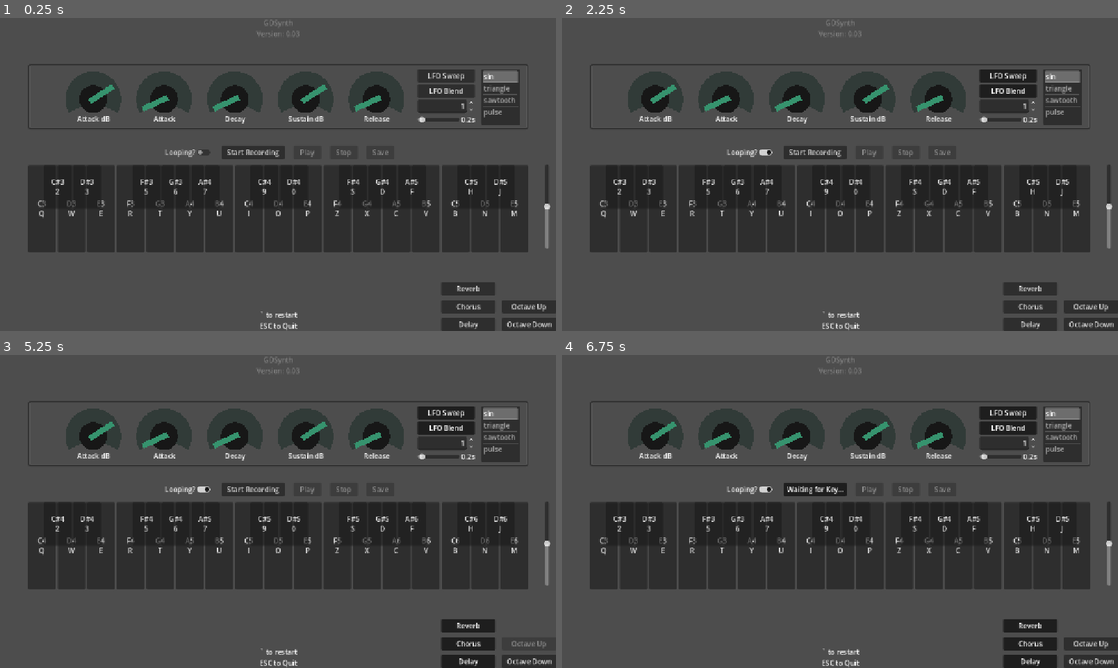
Above: before the commit, frames 1-4 (two rows, left to right).
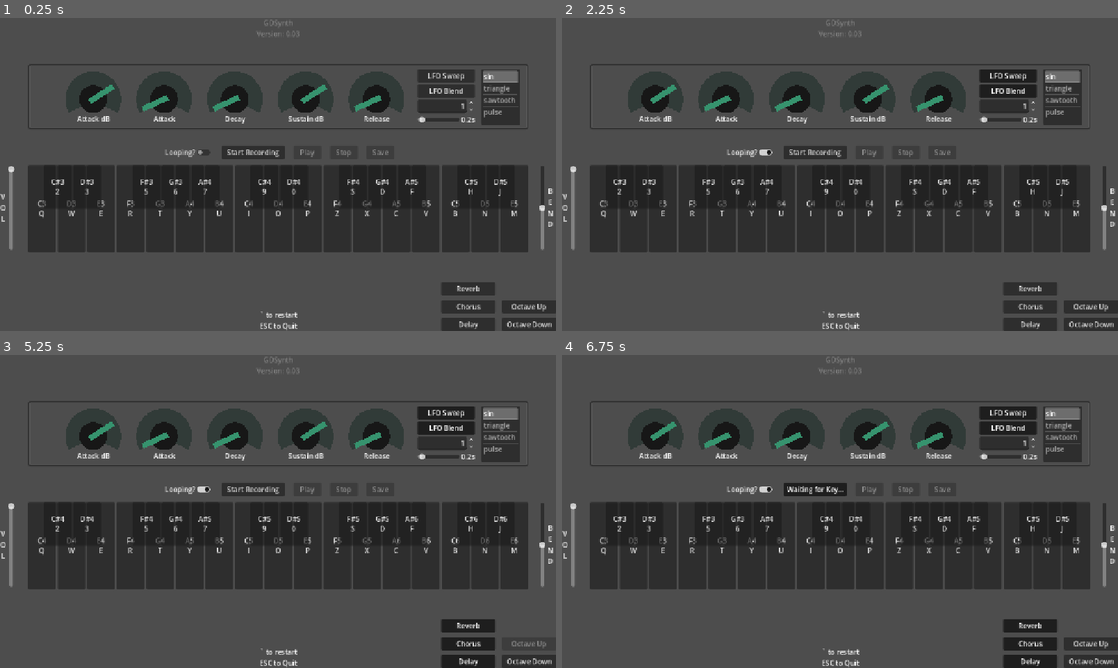
Above: after the commit, the same moments.

Repository: BaconEggsRL/GDSynth
Game: Godot game, scene res://main.tscn
The game is run twice, just before and just after one commit, with the same random seed, the same clock (stepped at 60 frames per second) and the same inputs. The engine's default icon, where the game draws it, is replaced by a stand-in: a white triangle on a blue panel in a dark square.
Inputs:
- Up to frame 1 (0.25 s): no input
- Up to frame 2 (2.25 s): click "LFO Sweep" at 0.5 s; click "LFO Blend" at 1.25 s; click "Looping?" at 2 s
- Up to frame 3 (5.25 s): click "Reverb" at 2.75 s; click "Chorus" at 3.5 s; click "Delay" at 4.25 s; click "Octave Up" at 5 s
- Up to frame 4 (6.75 s): click "Octave Down" at 5.75 s; click "Start Recording" at 6.5 s

The runs differ from the first frame. In frame 1, 0.6% of the frame differs, in the area x 0-100%, y 46-75%; in frame 2, 0.6%; in frame 3, 0.6%; in frame 4, 0.6%.

Commit message:
volume

Diff:
--- a/main.tscn
+++ b/main.tscn
@@ -7,6 +7,7 @@
 [ext_resource type="Script" uid="uid://c7jt6jaa7axhi" path="res://wave_table_item_list.gd" id="3_1bvp3"]
 [ext_resource type="Script" uid="uid://c0a6bieoyyd85" path="res://osc_container.gd" id="3_272bh"]
 [ext_resource type="Script" uid="uid://dp2858wiasx1i" path="res://radius.gd" id="4_lquwl"]
+[ext_resource type="Script" uid="uid://dur4xbce8otpk" path="res://vol_slider.gd" id="6_5vw27"]
 
 [sub_resource type="StyleBoxFlat" id="StyleBoxFlat_0xm2m"]
 bg_color = Color(0.6, 0.6, 0.6, 0)
@@ -22,25 +23,25 @@
 
 [node name="main" type="Node" node_paths=PackedStringArray("octave_up_btn", "octave_down_btn", "looping_btn", "record_b …(246 unchanged characters)…
 script = ExtResource("1_ig7tw")
-octave_up_btn = NodePath("Control/HBoxContainer/Octave/OctaveUp")
-octave_down_btn = NodePath("Control/HBoxContainer/Octave/OctaveDown")
-looping_btn = NodePath("Control/ControlBtns/MarginContainer/VBoxContainer/record/looping")
-record_btn = NodePath("Control/ControlBtns/MarginContainer/VBoxContainer/record/record")
-play_btn = NodePath("Control/ControlBtns/MarginContainer/VBoxContainer/record/play")
-stop_btn = NodePath("Control/ControlBtns/MarginContainer/VBoxContainer/record/stop")
-save_btn = NodePath("Control/ControlBtns/MarginContainer/VBoxContainer/record/save")
-save_status = NodePath("Control/VBoxContainer/SaveStatus")
-wave_table_item_list = NodePath("Control/VBoxContainer/StatsPanel/PanelMargin/ControlContainer/WaveTableItemList")
-pitch_slider = NodePath("Control/PitchSlider")
-osc_speed_slider = NodePath("Control/VBoxContainer/StatsPanel/PanelMargin/ControlContainer/VBoxContainer/OscContainer/OscSpeedSlider")
+octave_up_btn = NodePath("Control/BottomRightBtns/Octave/OctaveUp")
+octave_down_btn = NodePath("Control/BottomRightBtns/Octave/OctaveDown")
+looping_btn = NodePath("Control/CenterBtns/MarginContainer/VBoxContainer/record/looping")
+record_btn = NodePath("Control/CenterBtns/MarginContainer/VBoxContainer/record/record")
+play_btn = NodePath("Control/CenterBtns/MarginContainer/VBoxContainer/record/play")
+stop_btn = NodePath("Control/CenterBtns/MarginContainer/VBoxContainer/record/stop")
+save_btn = NodePath("Control/CenterBtns/MarginContainer/VBoxContainer/record/save")
+save_status = NodePath("Control/ControlPanel/SaveStatus")
+wave_table_item_list = NodePath("Control/ControlPanel/StatsPanel/PanelMargin/ControlContainer/WaveTableItemList")
+pitch_slider = NodePath("Control/MidRight/PitchSlider")
+osc_speed_slider = NodePath("Control/ControlPanel/StatsPanel/PanelMargin/ControlContainer/VBoxContainer/OscContainer/OscSpeedSlider")
 peak_knob = NodePath("Knobs/peak_knob")
 attack_knob = NodePath("Knobs/attack_knob")
 decay_knob = NodePath("Knobs/decay_knob")
 sus_knob = NodePath("Knobs/sustain_knob")
 release_knob = NodePath("Knobs/release_knob")
-piano_black = NodePath("Control/ControlBtns/piano/piano_black")
-piano_white = NodePath("Control/ControlBtns/piano/piano_white")
-note_label = NodePath("Control/VBoxContainer/StatsPanel/PanelMargin/NoteContainer/HBoxContainer/NoteLabel")
+piano_black = NodePath("Control/CenterBtns/piano/piano_black")
+piano_white = NodePath("Control/CenterBtns/piano/piano_white")
+note_label = NodePath("Control/ControlPanel/StatsPanel/PanelMargin/NoteContainer/HBoxContainer/NoteLabel")
 audio_player = NodePath("CapturePlayback")
 
 [node name="CapturePlayback" type="AudioStreamPlayer" parent="."]
@@ -56,7 +57,7 @@
 grow_vertical = 2
 metadata/_edit_lock_ = true
 
-[node name="VBoxContainer" type="VBoxContainer" parent="Control"]
+[node name="ControlPanel" type="VBoxContainer" parent="Control"]
 layout_mode = 1
 anchors_preset = 5
 anchor_left = 0.5
@@ -66,7 +67,7 @@
 offset_bottom = 40.0
 grow_horizontal = 2
 
-[node name="VersionInfo" type="Label" parent="Control/VBoxContainer"]
+[node name="VersionInfo" type="Label" parent="Control/ControlPanel"]
 self_modulate = Color(1, 1, 1, 0.294118)
 layout_mode = 2
 text = "GDSynth
@@ -74,20 +75,20 @@
 horizontal_alignment = 1
 vertical_alignment = 1
 
-[node name="SaveStatus" type="Label" parent="Control/VBoxContainer"]
+[node name="SaveStatus" type="Label" parent="Control/ControlPanel"]
 custom_minimum_size = Vector2(32, 50)
 layout_mode = 2
 size_flags_horizontal = 4
 horizontal_alignment = 1
 vertical_alignment = 1
 
-[node name="StatsPanel" type="Panel" parent="Control/VBoxContainer"]
+[node name="StatsPanel" type="Panel" parent="Control/ControlPanel"]
 custom_minimum_size = Vector2(1152, 151)
 layout_mode = 2
 mouse_filter = 2
 theme_override_styles/panel = SubResource("StyleBoxFlat_0xm2m")
 
-[node name="PanelMargin" type="MarginContainer" parent="Control/VBoxContainer/StatsPanel"]
+[node name="PanelMargin" type="MarginContainer" parent="Control/ControlPanel/StatsPanel"]
 layout_mode = 1
 anchors_preset = 15
 anchor_right = 1.0
@@ -100,17 +101,17 @@
 theme_override_constants/margin_right = 20
 theme_override_constants/margin_bottom = 15
 
-[node name="NoteContainer" type="VBoxContainer" parent="Control/VBoxContainer/StatsPanel/PanelMargin"]
+[node name="NoteContainer" type="VBoxContainer" parent="Control/ControlPanel/StatsPanel/PanelMargin"]
 layout_mode = 2
 alignment = 1
 
-[node name="HBoxContainer" type="HBoxContainer" parent="Control/VBoxContainer/StatsPanel/PanelMargin/NoteContainer"]
+[node name="HBoxContainer" type="HBoxContainer" parent="Control/ControlPanel/StatsPanel/PanelMargin/NoteContainer"]
 layout_mode = 2
 size_flags_horizontal = 0
 size_flags_vertical = 3
 theme_override_constants/separation = 15
 
-[node name="NoteLabel" type="Label" parent="Control/VBoxContainer/StatsPanel/PanelMargin/NoteContainer/HBoxContainer"]
+[node name="NoteLabel" type="Label" parent="Control/ControlPanel/StatsPanel/PanelMargin/NoteContainer/HBoxContainer"]
 custom_minimum_size = Vector2(32, 50)
 layout_mode = 2
 text = "C3
@@ -118,21 +119,21 @@
 horizontal_alignment = 1
 vertical_alignment = 1
 
-[node name="sep1" type="VSeparator" parent="Control/VBoxContainer/StatsPanel/PanelMargin/NoteContainer/HBoxContainer"]
-layout_mode = 2
-
-[node name="ControlContainer" type="HBoxContainer" parent="Control/VBoxContainer/StatsPanel/PanelMargin"]
+[node name="sep1" type="VSeparator" parent="Control/ControlPanel/StatsPanel/PanelMargin/NoteContainer/HBoxContainer"]
+layout_mode = 2
+
+[node name="ControlContainer" type="HBoxContainer" parent="Control/ControlPanel/StatsPanel/PanelMargin"]
 layout_mode = 2
 theme_override_constants/separation = 15
 alignment = 2
 
-[node name="sep2" type="VSeparator" parent="Control/VBoxContainer/StatsPanel/PanelMargin/ControlContainer"]
-layout_mode = 2
-
-[node name="VBoxContainer" type="VBoxContainer" parent="Control/VBoxContainer/StatsPanel/PanelMargin/ControlContainer"]
-layout_mode = 2
-
-[node name="Sweep" type="Button" parent="Control/VBoxContainer/StatsPanel/PanelMargin/ControlContainer/VBoxContainer"]
+[node name="sep2" type="VSeparator" parent="Control/ControlPanel/StatsPanel/PanelMargin/ControlContainer"]
+layout_mode = 2
+
+[node name="VBoxContainer" type="VBoxContainer" parent="Control/ControlPanel/StatsPanel/PanelMargin/ControlContainer"]
+layout_mode = 2
+
+[node name="Sweep" type="Button" parent="Control/ControlPanel/StatsPanel/PanelMargin/ControlContainer/VBoxContainer"]
 custom_minimum_size = Vector2(125, 0)
 layout_mode = 2
 focus_mode = 0
@@ -140,7 +141,7 @@
 action_mode = 0
 text = "LFO Sweep"
 
-[node name="Blend" type="Button" parent="Control/VBoxContainer/StatsPanel/PanelMargin/ControlContainer/VBoxContainer"]
+[node name="Blend" type="Button" parent="Control/ControlPanel/StatsPanel/PanelMargin/ControlContainer/VBoxContainer"]
 custom_minimum_size = Vector2(125, 0)
 layout_mode = 2
 focus_mode = 0
@@ -148,7 +149,7 @@
 action_mode = 0
 text = "LFO Blend"
 
-[node name="Radius" type="SpinBox" parent="Control/VBoxContainer/StatsPanel/PanelMargin/ControlContainer/VBoxContainer"]
+[node name="Radius" type="SpinBox" parent="Control/ControlPanel/StatsPanel/PanelMargin/ControlContainer/VBoxContainer"]
 layout_mode = 2
 min_value = 1.0
 max_value = 3.0
@@ -156,11 +157,11 @@
 alignment = 2
 script = ExtResource("4_lquwl")
 
-[node name="OscContainer" type="HBoxContainer" parent="Control/VBoxContainer/StatsPanel/PanelMargin/ControlContainer/VBoxContainer"]
+[node name="OscContainer" type="HBoxContainer" parent="Control/ControlPanel/StatsPanel/PanelMargin/ControlContainer/VBoxContainer"]
 layout_mode = 2
 script = ExtResource("3_272bh")
 
-[node name="OscSpeedSlider" type="HSlider" parent="Control/VBoxContainer/StatsPanel/PanelMargin/ControlContainer/VBoxContainer/OscContainer"]
+[node name="OscSpeedSlider" type="HSlider" parent="Control/ControlPanel/StatsPanel/PanelMargin/ControlContainer/VBoxContainer/OscContainer"]
 custom_minimum_size = Vector2(96, 23)
 layout_mode = 2
 min_value = 0.1
@@ -168,12 +169,12 @@
 step = 0.1
 value = 0.2
 
-[node name="OscSpeedLabel" type="Label" parent="Control/VBoxContainer/StatsPanel/PanelMargin/ControlContainer/VBoxContainer/OscContainer"]
+[node name="OscSpeedLabel" type="Label" parent="Control/ControlPanel/StatsPanel/PanelMargin/ControlContainer/VBoxContainer/OscContainer"]
 layout_mode = 2
 text = "1.0"
 horizontal_alignment = 2
 
-[node name="WaveTableItemList" type="ItemList" parent="Control/VBoxContainer/StatsPanel/PanelMargin/ControlContainer"]
+[node name="WaveTableItemList" type="ItemList" parent="Control/ControlPanel/StatsPanel/PanelMargin/ControlContainer"]
 custom_minimum_size = Vector2(89.7, 0)
 layout_mode = 2
 focus_mode = 0
@@ -184,7 +185,7 @@
 item_3/text = "pulse"
 script = ExtResource("3_1bvp3")
 
-[node name="ControlBtns" type="VBoxContainer" parent="Control"]
+[node name="CenterBtns" type="VBoxContainer" parent="Control"]
 layout_mode = 1
 anchors_preset = 8
 anchor_left = 0.5
@@ -198,7 +199,7 @@
 grow_horizontal = 2
 grow_vertical = 2
 
-[node name="MarginContainer" type="MarginContainer" parent="Control/ControlBtns"]
+[node name="MarginContainer" type="MarginContainer" parent="Control/CenterBtns"]
 layout_mode = 2
 size_flags_horizontal = 4
 theme_override_constants/margin_left = 10
@@ -206,21 +207,21 @@
 theme_override_constants/margin_right = 10
 theme_override_constants/margin_bottom = 10
 
-[node name="VBoxContainer" type="VBoxContainer" parent="Control/ControlBtns/MarginContainer"]
+[node name="VBoxContainer" type="VBoxContainer" parent="Control/CenterBtns/MarginContainer"]
 layout_mode = 2
 theme_override_constants/separation = 10
 
-[node name="record" type="HBoxContainer" parent="Control/ControlBtns/MarginContainer/VBoxContainer"]
+[node name="record" type="HBoxContainer" parent="Control/CenterBtns/MarginContainer/VBoxContainer"]
 layout_mode = 2
 theme_override_constants/separation = 20
 alignment = 1
 
-[node name="looping" type="CheckButton" parent="Control/ControlBtns/MarginContainer/VBoxContainer/record"]
+[node name="looping" type="CheckButton" parent="Control/CenterBtns/MarginContainer/VBoxContainer/record"]
 layout_mode = 2
 focus_mode = 0
 text = "Looping?"
 
-[node name="record" type="Button" parent="Control/ControlBtns/MarginContainer/VBoxContainer/record"]
+[node name="record" type="Button" parent="Control/CenterBtns/MarginContainer/VBoxContainer/record"]
 custom_minimum_size = Vector2(145, 0)
 layout_mode = 2
 size_flags_horizontal = 3
@@ -229,7 +230,7 @@
 action_mode = 0
 text = "Waiting for Key..."
 
-[node name="play" type="Button" parent="Control/ControlBtns/MarginContainer/VBoxContainer/record"]
+[node name="play" type="Button" parent="Control/CenterBtns/MarginContainer/VBoxContainer/record"]
 custom_minimum_size = Vector2(64, 0)
 layout_mode = 2
 focus_mode = 0
@@ -238,7 +239,7 @@
 action_mode = 0
 text = "Play"
 
-[node name="stop" type="Button" parent="Control/ControlBtns/MarginContainer/VBoxContainer/record"]
+[node name="stop" type="Button" parent="Control/CenterBtns/MarginContainer/VBoxContainer/record"]
 custom_minimum_size = Vector2(64, 0)
 layout_mode = 2
 focus_mode = 0
@@ -247,24 +248,81 @@
 action_mode = 0
 text = "Stop"
 
-[node name="save" type="Button" parent="Control/ControlBtns/MarginContainer/VBoxContainer/record"]
+[node name="save" type="Button" parent="Control/CenterBtns/MarginContainer/VBoxContainer/record"]
 custom_minimum_size = Vector2(64, 0)
 layout_mode = 2
 focus_mode = 0
 action_mode = 0
 text = "Save"
 
-[node name="piano" type="VBoxContainer" parent="Control/ControlBtns"]
+[node name="piano" type="VBoxContainer" parent="Control/CenterBtns"]
 layout_mode = 2
 theme_override_constants/separation = -200
 
-[node name="piano_white" type="HBoxContainer" parent="Control/ControlBtns/piano"]
-layout_mode = 2
-
-[node name="piano_black" type="HBoxContainer" parent="Control/ControlBtns/piano"]
-layout_mode = 2
-
-[node name="RestartQuickLabel" type="Label" parent="Control"]
+[node name="piano_white" type="HBoxContainer" parent="Control/CenterBtns/piano"]
+layout_mode = 2
+
+[node name="piano_black" type="HBoxContainer" parent="Control/CenterBtns/piano"]
+layout_mode = 2
+
+[node name="BottomRightBtns" type="HBoxContainer" parent="Control"]
+layout_mode = 1
+anchors_preset = 3
+anchor_left = 1.0
+anchor_top = 1.0
+anchor_right = 1.0
+anchor_bottom = 1.0
+offset_left = -111.0
+offset_top = -72.0
+grow_horizontal = 0
+grow_vertical = 0
+theme_override_constants/separation = 15
+
+[node name="Effects" type="VBoxContainer" parent="Control/BottomRightBtns"]
+layout_mode = 2
+theme_override_constants/separation = 10
+
+[node name="Reverb" type="Button" parent="Control/BottomRightBtns/Effects"]
+custom_minimum_size = Vector2(125, 0)
+layout_mode = 2
+focus_mode = 0
+toggle_mode = true
+action_mode = 0
+text = "Reverb"
+
+[node name="Chorus" type="Button" parent="Control/BottomRightBtns/Effects"]
+layout_mode = 2
+focus_mode = 0
+toggle_mode = true
+action_mode = 0
+text = "Chorus"
+
+[node name="Delay" type="Button" parent="Control/BottomRightBtns/Effects"]
+layout_mode = 2
+focus_mode = 0
+toggle_mode = true
+action_mode = 0
+text = "Delay"
+
+[node name="Octave" type="VBoxContainer" parent="Control/BottomRightBtns"]
+layout_mode = 2
+size_flags_vertical = 8
+theme_override_constants/separation = 10
+
+[node name="OctaveUp" type="Button" parent="Control/BottomRightBtns/Octave"]
+custom_minimum_size = Vector2(125, 0)
+layout_mode = 2
+focus_mode = 0
+action_mode = 0
+text = "Octave Up"
+
+[node name="OctaveDown" type="Button" parent="Control/BottomRightBtns/Octave"]
+layout_mode = 2
+focus_mode = 0
+action_mode = 0
+text = "Octave Down"
+
+[node name="RestartLabel" type="Label" parent="Control"]
 layout_mode = 1
 anchors_preset = 7
 anchor_left = 0.5
@@ -280,80 +338,59 @@
 ESC to Quit"
 horizontal_alignment = 1
 
-[node name="HBoxContainer" type="HBoxContainer" parent="Control"]
-layout_mode = 1
-anchors_preset = 3
-anchor_left = 1.0
-anchor_top = 1.0
-anchor_right = 1.0
-anchor_bottom = 1.0
-offset_left = -111.0
-offset_top = -72.0
-grow_horizontal = 0
-grow_vertical = 0
-theme_override_constants/separation = 15
-
-[node name="Effects" type="VBoxContainer" parent="Control/HBoxContainer"]
-layout_mode = 2
-theme_override_constants/separation = 10
-
-[node name="Reverb" type="Button" parent="Control/HBoxContainer/Effects"]
-custom_minimum_size = Vector2(125, 0)
-layout_mode = 2
-focus_mode = 0
-toggle_mode = true
-action_mode = 0
-text = "Reverb"
-
-[node name="Chorus" type="Button" parent="Control/HBoxContainer/Effects"]
-layout_mode = 2
-focus_mode = 0
-toggle_mode = true
-action_mode = 0
-text = "Chorus"
-
-[node name="Delay" type="Button" parent="Control/HBoxContainer/Effects"]
-layout_mode = 2
-focus_mode = 0
-toggle_mode = true
-action_mode = 0
-text = "Delay"
-
-[node name="Octave" type="VBoxContainer" parent="Control/HBoxContainer"]
-layout_mode = 2
-size_flags_vertical = 8
-theme_override_constants/separation = 10
-
-[node name="OctaveUp" type="Button" parent="Control/HBoxContainer/Octave"]
-custom_minimum_size = Vector2(125, 0)
-layout_mode = 2
-focus_mode = 0
-action_mode = 0
-text = "Octave Up"
-
-[node name="OctaveDown" type="Button" parent="Control/HBoxContainer/Octave"]
-layout_mode = 2
-focus_mode = 0
-action_mode = 0
-text = "Octave Down"
-
-[node name="PitchSlider" type="VSlider" parent="Control"]
-layout_mode = 1
-anchors_preset = 6
+[node name="MidRight" type="HBoxContainer" parent="Control"]
+custom_minimum_size = Vector2(0, 194)
+layout_mode = 1
+anchors_preset = -1
 anchor_left = 1.0
 anchor_top = 0.5
 anchor_right = 1.0
 anchor_bottom = 0.5
-offset_left = -34.0
-offset_top = -24.0
-offset_right = -7.0
-offset_bottom = 170.0
+offset_left = -40.0
+offset_top = -21.0
+offset_bottom = 173.0
 grow_horizontal = 0
 grow_vertical = 2
+
+[node name="PitchSlider" type="VSlider" parent="Control/MidRight"]
+layout_mode = 2
 min_value = -1.0
 max_value = 1.0
 step = 0.01
 scrollable = false
+
+[node name="Label" type="Label" parent="Control/MidRight"]
+layout_mode = 2
+text = "B
+E
+N
+D"
+horizontal_alignment = 1
+
+[node name="MidLeft" type="HBoxContainer" parent="Control"]
+custom_minimum_size = Vector2(0, 194)
+layout_mode = 1
+anchors_preset = -1
+anchor_top = 0.5
+anchor_bottom = 0.5
+offset_top = 55.0
+offset_right = 40.0
+offset_bottom = 97.0
+grow_vertical = 2
+
+[node name="Label" type="Label" parent="Control/MidLeft"]
+layout_mode = 2
+text = "V
+O
+L"
+horizontal_alignment = 1
+
+[node name="VolSlider" type="VSlider" parent="Control/MidLeft"]
+layout_mode = 2
+max_value = 1.0
+step = 0.01
+scrollable = false
+script = ExtResource("6_5vw27")
 
 [node name="Knobs" type="Node2D" parent="."]
 position = Vector2(0, 56.025)
@@ -416,10 +453,10 @@
 text = "Release"
 horizontal_alignment = 1
 
-[connection signal="toggled" from="Control/VBoxContainer/StatsPanel/PanelMargin/ControlContainer/VBoxContainer/Sweep" to="." method="_on_sweep_toggled"]
-[connection signal="toggled" from="Control/VBoxContainer/StatsPanel/PanelMargin/ControlContainer/VBoxContainer/Blend" to="." method="_on_blend_toggled"]
-[connection signal="value_changed" from="Control/VBoxContainer/StatsPanel/PanelMargin/ControlContainer/VBoxContainer/Radius" to="." method="_on_radius_value_changed"]
-[connection signal="item_selected" from="Control/VBoxContainer/StatsPanel/PanelMargin/ControlContainer/WaveTableItemList" to="." method="_on_wave_table_item_selected"]
-[connection signal="toggled" from="Control/HBoxContainer/Effects/Reverb" to="." method="_on_reverb_toggled"]
-[connection signal="toggled" from="Control/HBoxContainer/Effects/Chorus" to="." method="_on_chorus_toggled"]
-[connection signal="toggled" from="Control/HBoxContainer/Effects/Delay" to="." method="_on_delay_toggled"]
+[connection signal="toggled" from="Control/ControlPanel/StatsPanel/PanelMargin/ControlContainer/VBoxContainer/Sweep" to="." method="_on_sweep_toggled"]
+[connection signal="toggled" from="Control/ControlPanel/StatsPanel/PanelMargin/ControlContainer/VBoxContainer/Blend" to="." method="_on_blend_toggled"]
+[connection signal="value_changed" from="Control/ControlPanel/StatsPanel/PanelMargin/ControlContainer/VBoxContainer/Radius" to="." method="_on_radius_value_changed"]
+[connection signal="item_selected" from="Control/ControlPanel/StatsPanel/PanelMargin/ControlContainer/WaveTableItemList" to="." method="_on_wave_table_item_selected"]
+[connection signal="toggled" from="Control/BottomRightBtns/Effects/Reverb" to="." method="_on_reverb_toggled"]
+[connection signal="toggled" from="Control/BottomRightBtns/Effects/Chorus" to="." method="_on_chorus_toggled"]
+[connection signal="toggled" from="Control/BottomRightBtns/Effects/Delay" to="." method="_on_delay_toggled"]
--- /dev/null
+++ b/vol_slider.gd
@@ -0,0 +1,35 @@
+extends VSlider
+
+var bus_index = AudioServer.get_bus_index("Master")  # Change to your target audio bus
+
+func _ready():
+	# Set slider range (ensure this matches your Inspector settings)
+	min_value = 0.0
+	max_value = 1.0
+	step = 0.01  # Optional for smoother adjustments
+
+	# Load and apply saved volume
+	value = get_stored_volume()
+	update_volume(value)
+
+	# Connect the slider's value change signal to the function
+	value_changed.connect(_on_value_changed)
+
+func _on_value_changed(_value):
+	update_volume(_value)
+	store_volume(_value)  # Save setting
+
+func update_volume(_value):
+	var db = linear_to_db(_value)  # Convert linear scale (0-1) to decibels
+	AudioServer.set_bus_volume_db(bus_index, db)
+
+func store_volume(_value):
+	var config = ConfigFile.new()
+	config.set_value("audio", "volume", _value)
+	config.save("user://settings.cfg")
+
+func get_stored_volume():
+	var config = ConfigFile.new()
+	if config.load("user://settings.cfg") == OK:
+		return config.get_value("audio", "volume", 1.0)
+	return 1.0
Not shown, changed: _devlog_audio_game.txt
Not shown, added: examples/peep_poop.wav.import
Not shown, added: examples/test1.wav.import
Not shown: 1 places in main.tscn that only renumber resources
Not shown, added: vol_slider.gd.uid
Not shown, added: examples/peep_poop.wav
Not shown, added: examples/test1.wav
